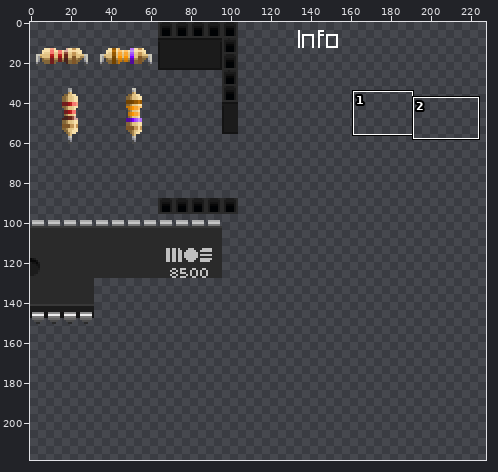
One commit to this sprite sheet: src/tiles/objects_gaffa.png. Above: a wide view before the commit, with the close-up outlined.
Close-up. The starting point:
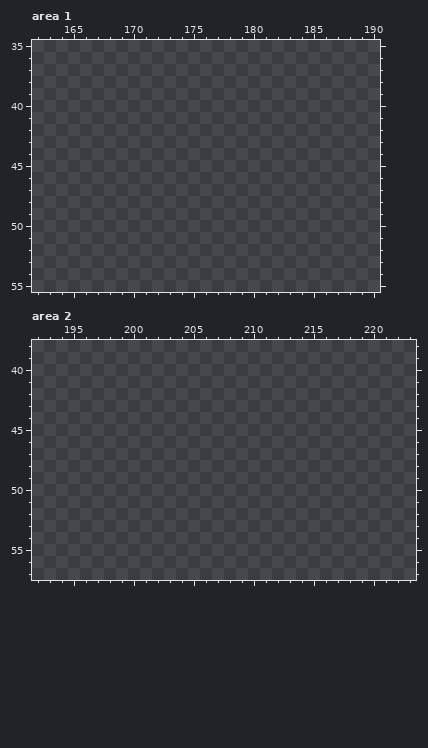
The file is 288x288 pixels. Pixels under 10% opacity are left out. Colours within 5 levels of each other are drawn and written as one. Shown: area 1: x 162..190, y 35..55; area 2: x 192..223, y 38..57. The wide view leaves out empty margins. The commit also changed other parts of the picture, which this record leaves out.
Now the later version:
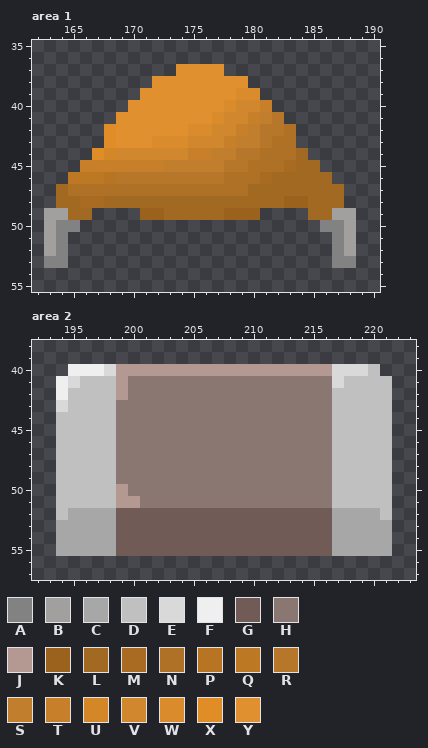
Palette (. is transparent): A #828282  B #a1a09f  C #a7a7a7  D #c0c0c0  E #d9d9d9  F #efefef  G #705b56  H #8b7772  J #b39992  K #9a621c  L #a26923  M #a86b21  N #af7126  P #b77524  Q #bd7823  R #b7772a  S #c17e2c  T #c77f29  U #d48727  V #d0872e  W #da8c2d  X #e08d28  Y #e0902e
What changed:
{"where": "area 1"}
{"y":37,"x":174,"old":"....","new":"YYYY"}
{"y":38,"x":172,"old":"........","new":"YYYYYYYY"}
{"y":39,"x":171,"old":"..........","new":"YYYYYYYYWW"}
{"y":40,"x":170,"old":"............","new":"YYYYYYYYWVVT"}
{"y":41,"x":169,"old":"..............","new":"YYYYYYYYWVVTSR"}
{"y":42,"x":168,"old":"................","new":"XYYYYYYWWVVTSRRN"}
{"y":43,"x":168,"old":"................","new":"XYYYWWWVVVTSSRNN"}
{"y":44,"x":167,"old":"..................","new":"XUVVVVVVTTSSRRNNNL"}
{"y":45,"x":166,"old":"....................","new":"TTTTTTTSSSSSRRNNNMLL"}
{"y":46,"x":165,"old":"......................","new":"QQQPRRRRRRRRRNNNMLLLLL"}
{"y":47,"x":164,"old":"........................","new":"LNNNNNNNNNNNNNNNLLLLLLLL"}
{"y":48,"x":164,"old":"........................","new":"LLMMLLLLLLLLLLLLLLLKKLLL"}
{"y":49,"x":163,"old":"....","new":"BBLL"}
{"y":49,"x":171,"old":"..........","new":"KKLLLLLKKK"}
{"y":49,"x":185,"old":"....","new":"LLBB"}
{"y":50,"x":163,"old":"...","new":"BAA"}
{"y":50,"x":186,"old":"...","new":"AAB"}
{"y":51,"x":163,"old":"..","new":"BA"}
{"y":51,"x":187,"old":"..","new":"AB"}
{"y":52,"x":163,"old":"..","new":"BA"}
{"y":52,"x":187,"old":"..","new":"AB"}
{"y":53,"x":163,"old":"..","new":"AA"}
{"y":53,"x":187,"old":"..","new":"AA"}
{"where": "area 2"}
{"y":40,"x":195,"old":"..........................","new":"FFFEJJJJJJJJJJJJJJJJJJEEED"}
{"y":41,"x":194,"old":"............................","new":"FEDDDJHHHHHHHHHHHHHHHHHEDDDD"}
{"y":42,"x":194,"old":"............................","new":"FDDDDJHHHHHHHHHHHHHHHHHDDDDD"}
{"y":43,"x":194,"old":"............................","new":"EDDDDHHHHHHHHHHHHHHHHHHDDDDD"}
{"y":44,"x":194,"old":"............................","new":"DDDDDHHHHHHHHHHHHHHHHHHDDDDD"}
{"y":45,"x":194,"old":"............................","new":"DDDDDHHHHHHHHHHHHHHHHHHDDDDD"}
{"y":46,"x":194,"old":"............................","new":"DDDDDHHHHHHHHHHHHHHHHHHDDDDD"}
{"y":47,"x":194,"old":"............................","new":"DDDDDHHHHHHHHHHHHHHHHHHDDDDD"}
{"y":48,"x":194,"old":"............................","new":"DDDDDHHHHHHHHHHHHHHHHHHDDDDD"}
{"y":49,"x":194,"old":"............................","new":"DDDDDHHHHHHHHHHHHHHHHHHDDDDD"}
{"y":50,"x":194,"old":"............................","new":"DDDDDJHHHHHHHHHHHHHHHHHDDDDD"}
{"y":51,"x":194,"old":"............................","new":"DDDDDJJHHHHHHHHHHHHHHHHDDDDD"}
{"y":52,"x":194,"old":"............................","new":"DCCCCGGGGGGGGGGGGGGGGGGCCCCD"}
{"y":53,"x":194,"old":"............................","new":"CCCCCGGGGGGGGGGGGGGGGGGCCCCC"}
{"y":54,"x":194,"old":"............................","new":"CCCCCGGGGGGGGGGGGGGGGGGCCCCC"}
{"y":55,"x":194,"old":"............................","new":"CCCCCGGGGGGGGGGGGGGGGGGCCCCC"}
{"label":"added","picture_box":[44,64,356,268]}
{"label":"added","picture_box":[56,364,392,556]}
